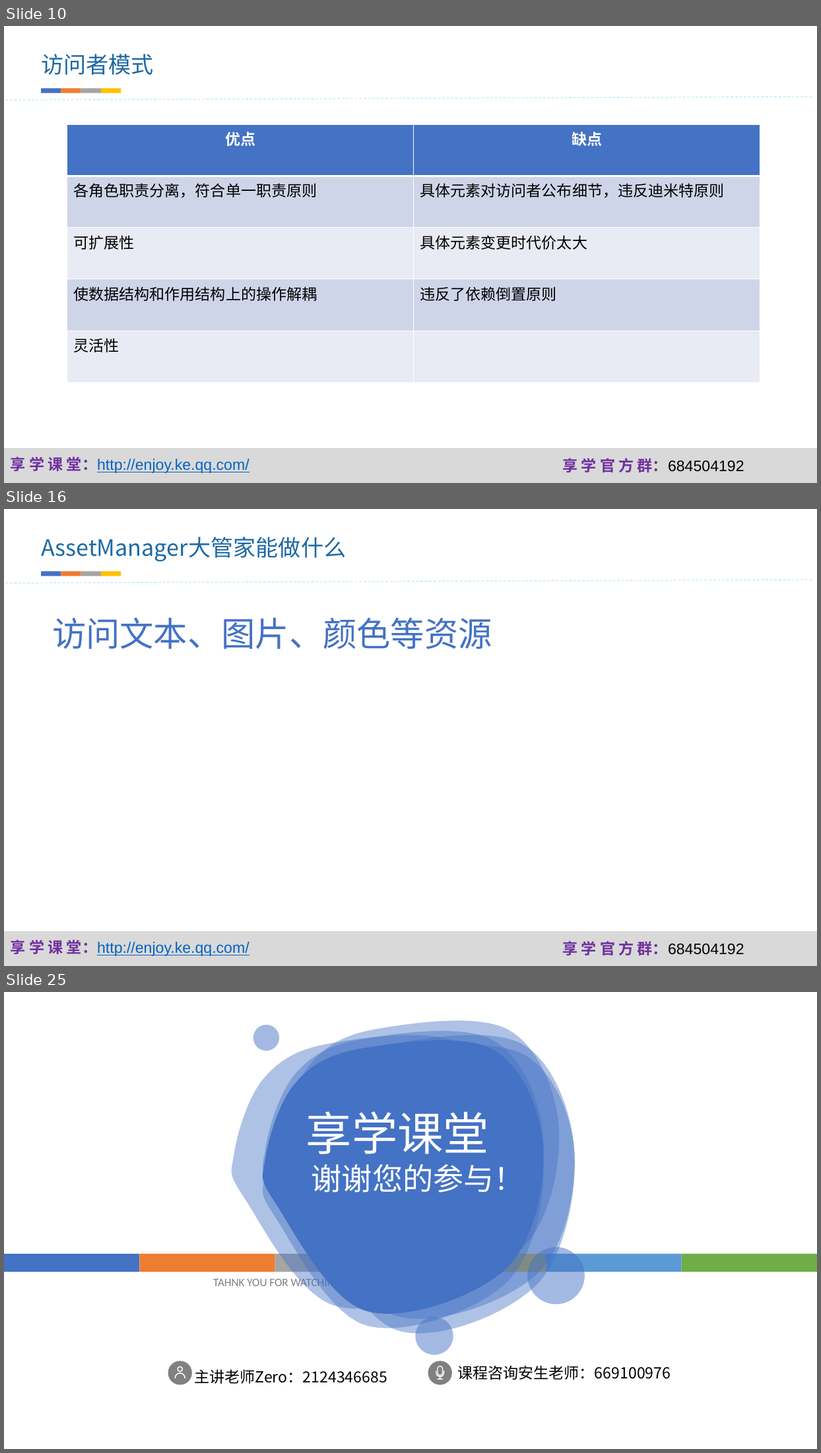
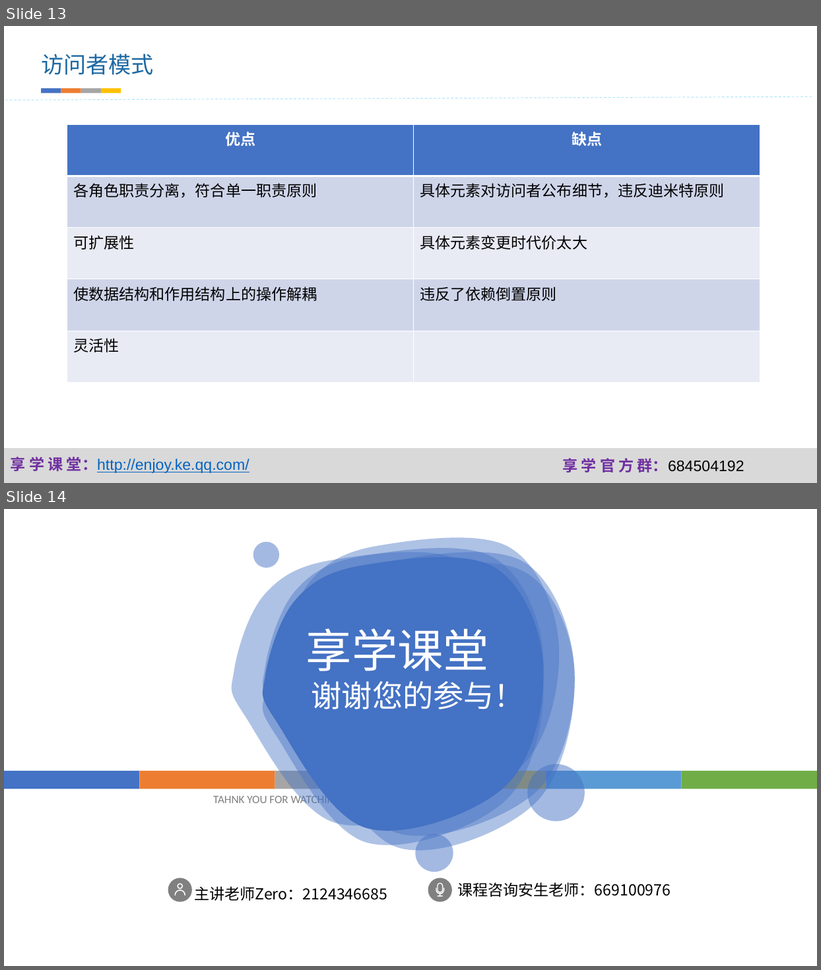
Before and after one commit to fanzhangvip/xiangxue, a slide deck: pre/javapoet.pptx. Shown one above the other, each under a label of ours: slides 10, 16 and 25 before the commit, slides 13 and 14 after it; the slides between them are not shown. The pictures are 821x1453 and 821x970 pixels, drawn with LibreOffice and Linux fonts; fonts in the diff are those of the drawing; background and template pictures are left out. Boxes give left, top, right and bottom in pixels: in the first picture for what was removed or moved away, otherwise in the second. Text is boxed around its words. In the diff, an @@ line names an element or a change of style, - is before the commit and + after.

```diff
--- a/pre/javapoet.pptx
+++ b/pre/javapoet.pptx
@@ slide 16 removed at bbox=[4, 509, 817, 966], background #FFFFFF; not listed: 3 template elements that a slide beside it also shows @@
@@ text removed at bbox=[41, 537, 346, 562] @@
-AssetManager大管家能做什么
@@ line removed from (4, 584) to (814, 580) @@
@@ group removed at bbox=[41, 571, 121, 576]: 4 rectangles @@
@@ text removed at bbox=[52, 617, 492, 649] @@
-访问文本、图片、颜色等资源
@@ what was slide 10 is now slide 13 @@
@@ what was slide 25 is now slide 14 @@
```
Also in this commit, not shown: 3 slides added, 13 other slides removed, 23 other files.
